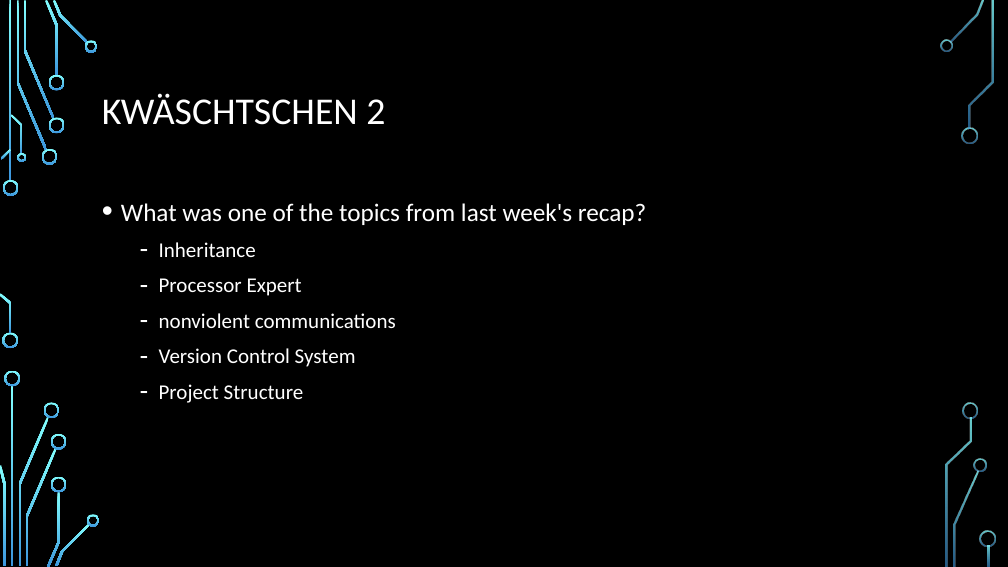
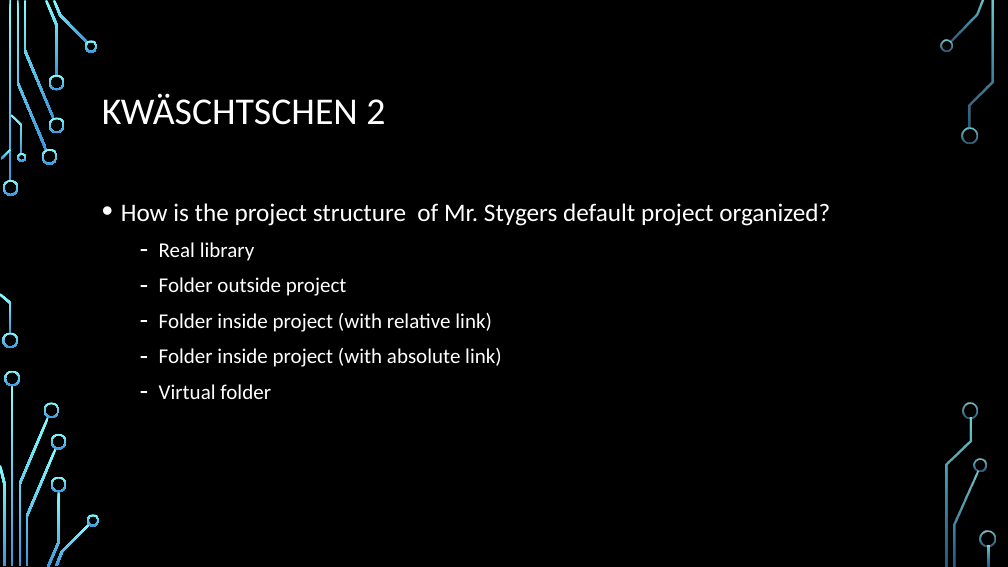
Before and after one commit to Gi-gio/killerRobot, a slide deck: slide 9 of Recap_06.10.17.pptx. Drawn at 1008x567 pixels with LibreOffice and Linux fonts; fonts in the diff are those of the drawing; background and template pictures are left out. Boxes give left, top, right and bottom in pixels: in the first picture for what was removed or moved away, otherwise in the second. Text is boxed around its words. In the diff, an @@ line names an element or a change of style, - is before the commit and + after.

Commit message:
Kwäschtschen 2 completed!! Ready for Kwäschtschen 3!!!

```diff
--- a/Recap_06.10.17.pptx
+++ b/Recap_06.10.17.pptx
@@ text at (121, 203, 830, 399): text changed @@
-• What was one of the topics from last week's recap?
-  – Inheritance
-  – Processor Expert
-  – nonviolent communications
-  – Version Control System
-  – Project Structure
+• How is the project structure of Mr. Stygers default project organized?
+  – Real library
+  – Folder outside project
+  – Folder inside project (with relative link)
+  – Folder inside project (with absolute link)
+  – Virtual folder
```
